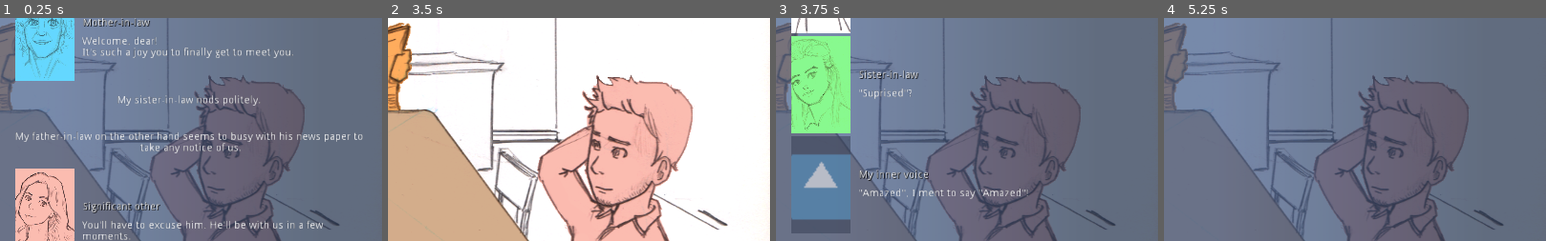
Above: before the commit, frames 1-4 (left to right).
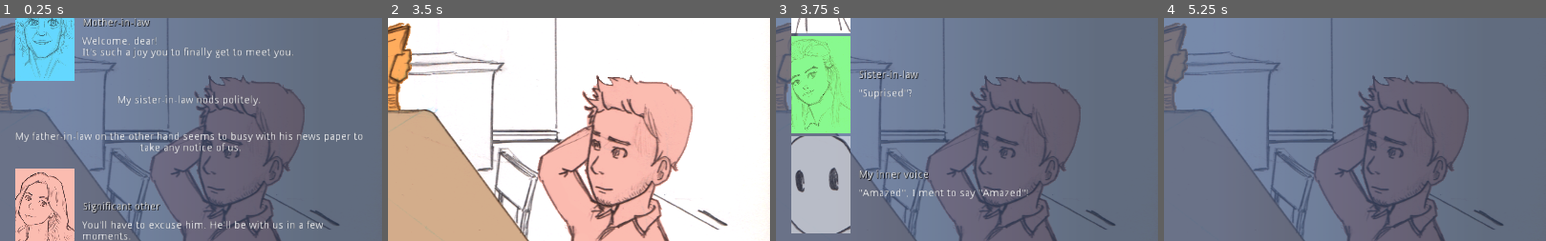
Above: after the commit, the same moments.

Repository: jordgubben/gw24-fam-andersson
Game: Godot game, scene res://FamilyDinner.tscn
Two runs of this game, one before a commit and one after it. Both use one fixed random seed, a clock stepped at 60 frames per second and the inputs below. The engine's default icon, where the game draws it, is replaced by a stand-in: a white triangle on a blue panel in a dark square.
Inputs:
- Up to frame 1 (0.25 s): no input
- Up to frame 2 (3.5 s): click "Continue.." at 0.5 s; click "Continue.." at 1.25 s; click "It's great to finally meet my…" at 2 s; click "<< Rewind 1 step (dev only)" at 2.75 s
- Up to frame 3 (3.75 s): click "I've been so looking forward …" at 3.5 s
- Up to frame 4 (5.25 s): click "<< Rewind 1 step (dev only)" at 4.25 s; click "It's great to finally meet my…" at 5 s
The pictures show only the part of the screen within x 50-100%, y 22-71%; the shares and areas given below are measured in that part.

Frames 1-2 are identical in both runs. In frame 3, 6.2% of the frame differs, in the area x 4-20%, y 52-97%; in frame 4, nothing differs.

Commit message:
Give inner voice a portrait

Diff:
--- a/FamilyDinner.tscn
+++ b/FamilyDinner.tscn
@@ -18,6 +18,7 @@
 [ext_resource path="res://people/mil_standing.png" type="Texture" id=16]
 [ext_resource path="res://people/fil_behind_newspaper.png" type="Texture" id=17]
 [ext_resource path="res://people/me_port.png" type="Texture" id=18]
+[ext_resource path="res://people/iv_port.png" type="Texture" id=19]
 
 [sub_resource type="Animation" id=1]
 resource_name = "blackout_anim"
@@ -201,7 +202,7 @@
 texture = ExtResource( 4 )
 script = ExtResource( 5 )
 speaker_name = "My inner voice"
-speaker_portrait = ExtResource( 4 )
+speaker_portrait = ExtResource( 19 )
 
 [node name="bg" type="Sprite" parent="dining_room"]
 position = Vector2( 507.512, 300.889 )
Not shown: 1 places in FamilyDinner.tscn that only renumber resources
Binary file added: people/iv_port.png
Not shown, added: people/iv_port.png.import
